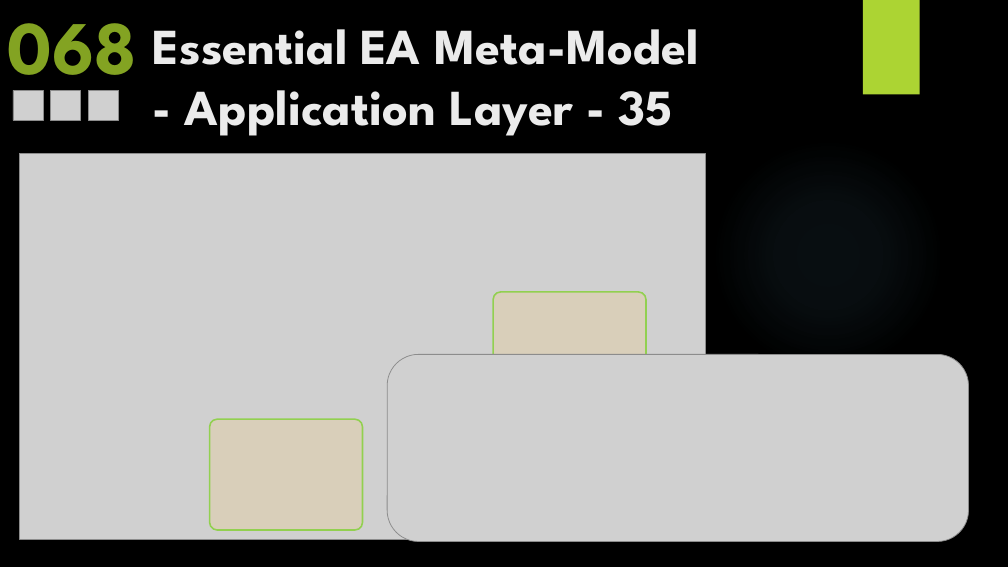
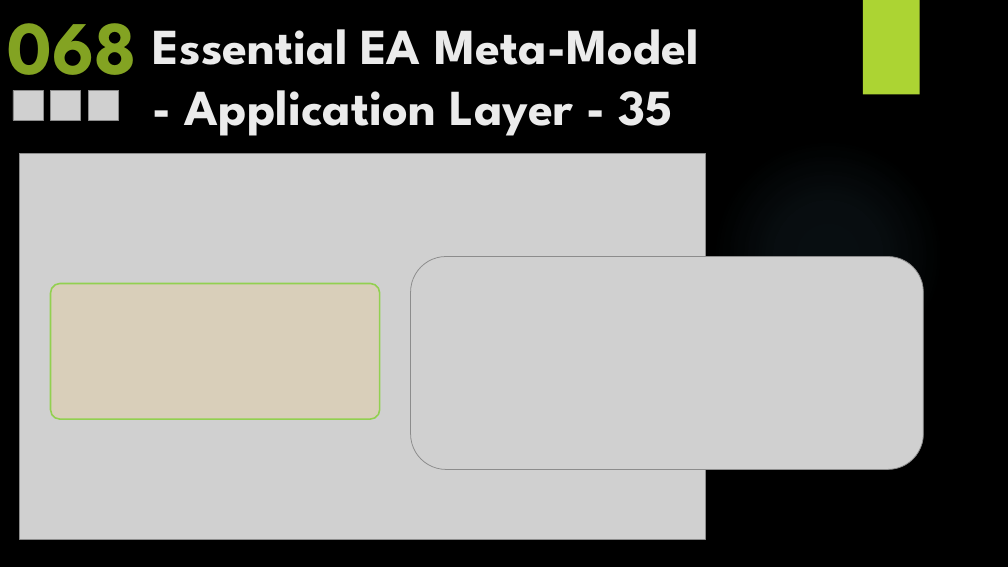
Before and after one commit to yasenstar/EA_MetaModel, a slide deck: slide 125 of Master_EAS_Meta-Model.pptx. Drawn at 1008x567 pixels with LibreOffice and Linux fonts; fonts in the diff are those of the drawing; grey boxes stand for pictures; background and template pictures are left out. Boxes give left, top, right and bottom in pixels: in the first picture for what was removed or moved away, otherwise in the second. Text is boxed around its words. In the diff, an @@ line names an element or a change of style, - is before the commit and + after.

```diff
--- a/Master_EAS_Meta-Model.pptx
+++ b/Master_EAS_Meta-Model.pptx
@@ picture added at [411, 256, 923, 470] @@
@@ rounded rectangle: place and size @@
-rounded rectangle at [209, 419, 362, 530]
+rounded rectangle at [51, 284, 380, 419]
@@ rounded rectangle removed at [493, 292, 646, 403] @@
@@ picture removed at [387, 355, 969, 541] @@
```
Also in this commit, not shown: 4 other slides changed, 2 slides added, 35 other files.
